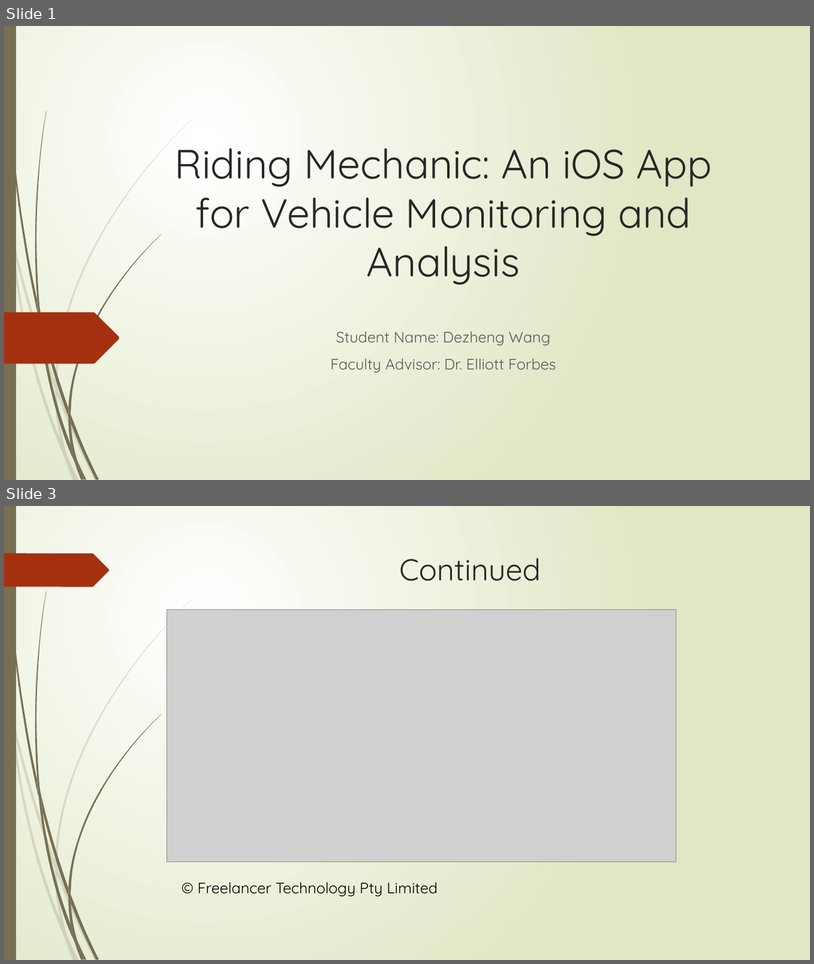
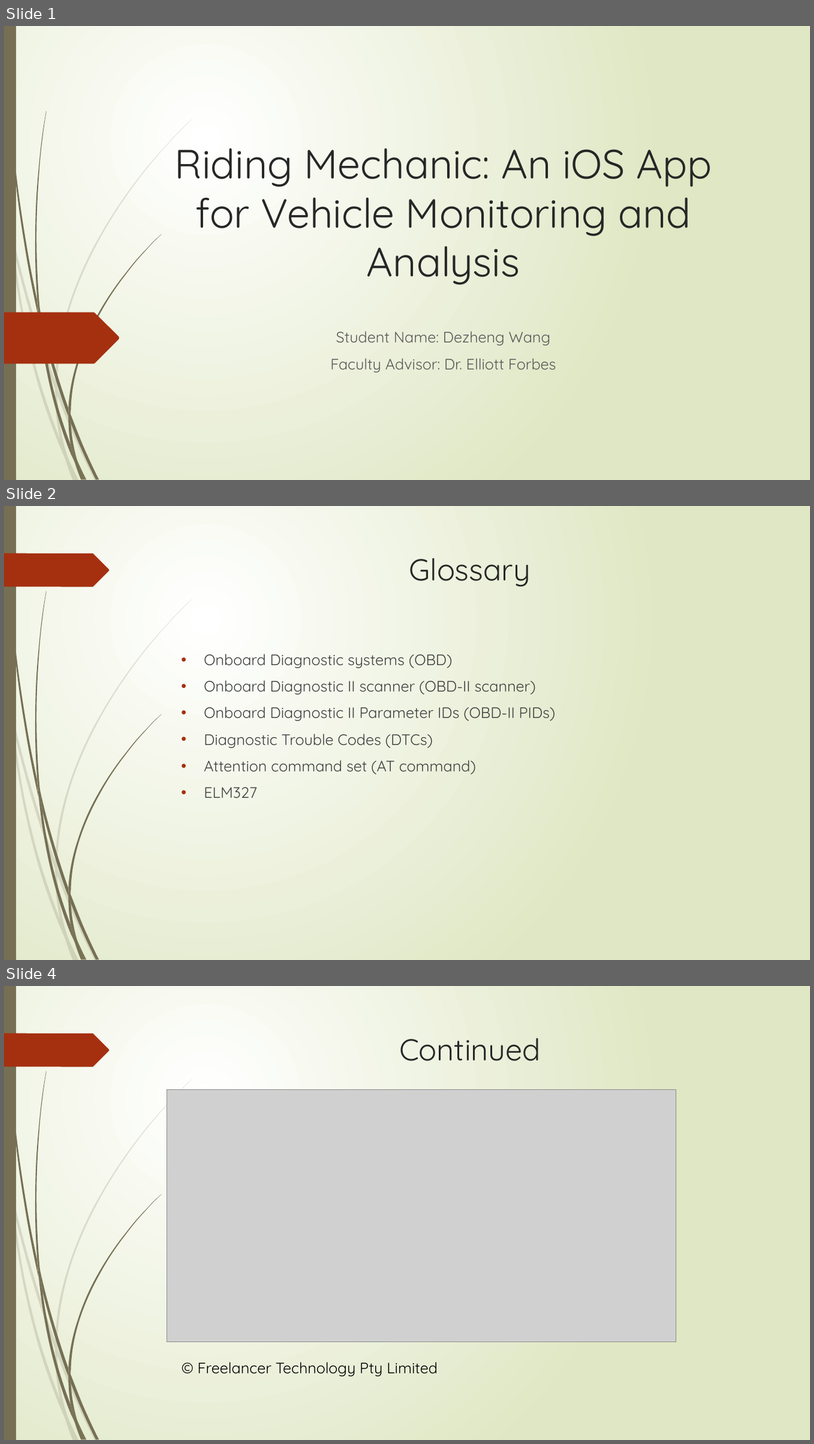
Before and after one commit to wangdezheng/RidingMechanic, a slide deck: Dezheng_Presentation.pptx. Shown one above the other, each under a label of ours: slides 1 and 3 before the commit, slides 1, 2 and 4 after it; the slides between them are not shown. The pictures are 814x964 and 814x1444 pixels, drawn with LibreOffice and Linux fonts; fonts in the diff are those of the drawing; grey boxes stand for pictures. Boxes give left, top, right and bottom in pixels: in the first picture for what was removed or moved away, otherwise in the second. Text is boxed around its words. In the diff, an @@ line names an element or a change of style, - is before the commit and + after.

```diff
--- a/Dezheng_Presentation.pptx
+++ b/Dezheng_Presentation.pptx
@@ slide 2 added at [4, 506, 810, 960], background gradient #FFFFFF to #DFE8C4; not listed: 24 template elements that a slide beside it also shows @@
@@ title added at [410, 558, 531, 586], 36 pt, text #262626 @@
+Glossary
@@ text added at [204, 654, 556, 798], 18 pt, text #404040 @@
+• Onboard Diagnostic systems (OBD)
+• Onboard Diagnostic II scanner (OBD-II scanner)
+• Onboard Diagnostic II Parameter IDs (OBD-II PIDs)
+• Diagnostic Trouble Codes (DTCs)
+• Attention command set (AT command)
+• ELM327
@@ what was slide 3 is now slide 4 @@
```
Also in this commit, not shown: 3 slides changed, 1 other file.
